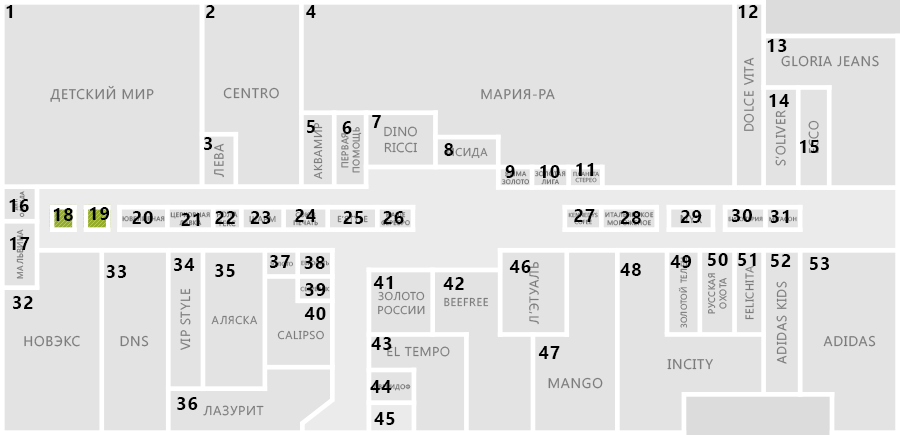
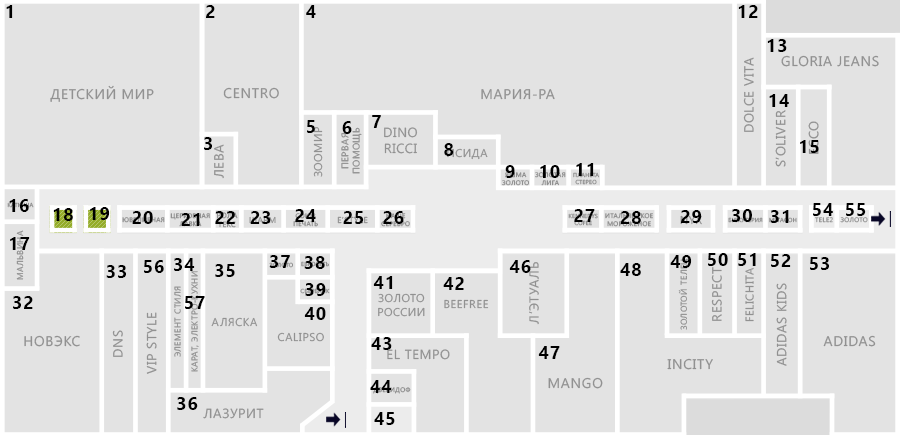
Comparing the layer stacks of the two w=900, h=435 images. Changes:
removed layer "Первая помощь" from group "коре" over [341, 127, 362, 173]
removed layer "Золото России" from group "коре" over [378, 291, 425, 315]
removed layer "Gloria jeans" from group "коре" over [781, 56, 879, 67]
removed layer "Детский мир" from group "коре" over [50, 86, 154, 102]
removed group "group" (101 layers) from group "коре" over [4, 3, 900, 433]
removed layer "Прямоугольник 51 копия 374" from group "group" over [615, 248, 620, 432]
removed layer "Прямоугольник 51 копия 368" from group "group" over [366, 267, 372, 433]
removed layer "Прямоугольник 51 копия 412" from group "group" over [369, 164, 603, 170]
removed layer "Прямоугольник 51 копия 406" from group "group" over [199, 3, 205, 185]
removed layer "Прямоугольник 51 копия 405" from group "group" over [199, 3, 205, 185]
removed layer "Прямоугольник 51 копия 430" from group "group" over [300, 399, 335, 426]
removed layer "Прямоугольник 51 копия 432" from group "group" over [117, 204, 415, 210]
removed layer "Прямоугольник 51 копия 366" from group "group" over [39, 248, 335, 253]
removed layer "Прямоугольник 51 копия 365" from group "group" over [497, 248, 896, 253]
removed layer "Прямоугольник 51 копия 376" from group "group" over [4, 430, 687, 433]
removed layer "Прямоугольник 51 копия 363" from group "group" over [4, 3, 762, 5]
removed layer "Прямоугольник 51 копия 357" from group "group" over [895, 33, 900, 432]
removed layer "Прямоугольник 530" from group "коре" over [366, 400, 417, 433]
removed layer "layer" from group "коре" over [34, 164, 896, 433]
removed layer "bg" (1st of 2, in "коре") from group "коре" over [4, 3, 900, 433]
added layer "Слой 5" in group "коре" over [326, 211, 891, 428]
added layer "Слой 4" (60%) in group "коре" over [7, 56, 879, 419]
added layer "Слой 3" in group "коре" over [4, 3, 900, 433]
added layer "Слой 2" in group "коре" over [4, 3, 900, 433]
…and 131 more changes (4 added, 127 removed)
